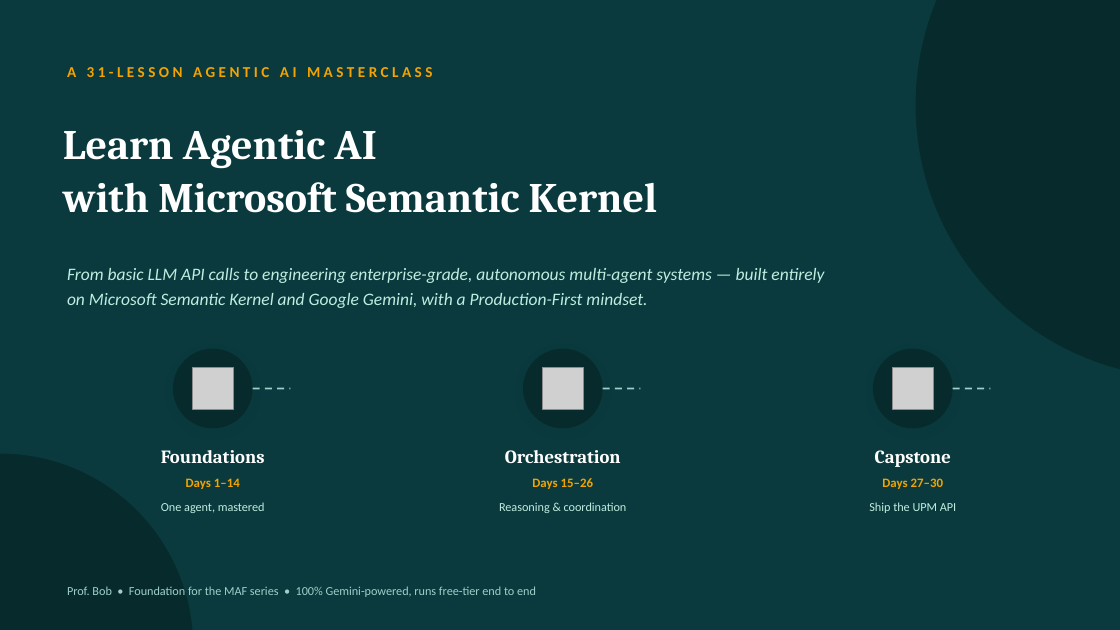
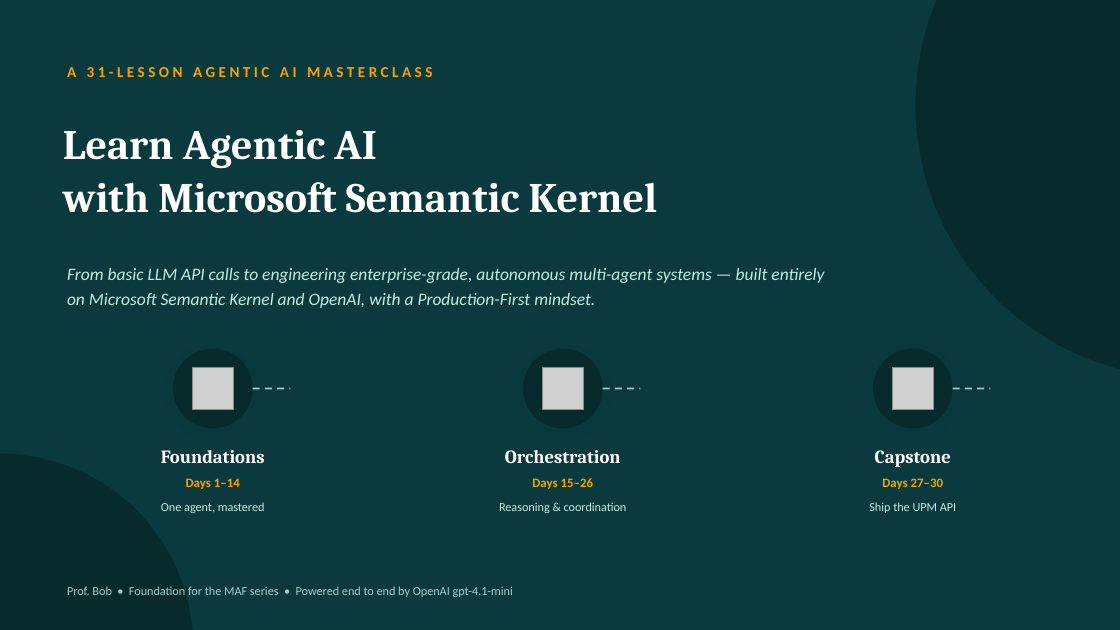
Before and after one commit to MediaSixAI/SK-orchestration-tutorial, a slide deck: slide 1 of docs/SK_Series_Introduction.pptx. Drawn at 1120x630 pixels with LibreOffice and Linux fonts; fonts in the diff are those of the drawing; grey boxes stand for pictures. Boxes give left, top, right and bottom in pixels: in the first picture for what was removed or moved away, otherwise in the second. Text is boxed around its words. In the diff, an @@ line names an element or a change of style, - is before the commit and + after.

```diff
--- a/docs/SK_Series_Introduction.pptx
+++ b/docs/SK_Series_Introduction.pptx
@@ text at <box>67,268,824,308</box>: text changed @@
-From basic LLM API calls to engineering enterprise-grade, autonomous multi-agent systems — built entirely on Microsoft Semantic Kernel and Google Gemini, with a Production-First mindset.
+From basic LLM API calls to engineering enterprise-grade, autonomous multi-agent systems — built entirely on Microsoft Semantic Kernel and OpenAI, with a Production-First mindset.
@@ text at <box>67,586,513,597</box>: text changed @@
-Prof. Bob • Foundation for the MAF series • 100% Gemini-powered, runs free-tier end to end
+Prof. Bob • Foundation for the MAF series • Powered end to end by OpenAI gpt-4.1-mini
```
Also in this commit, not shown: 38 other files.
